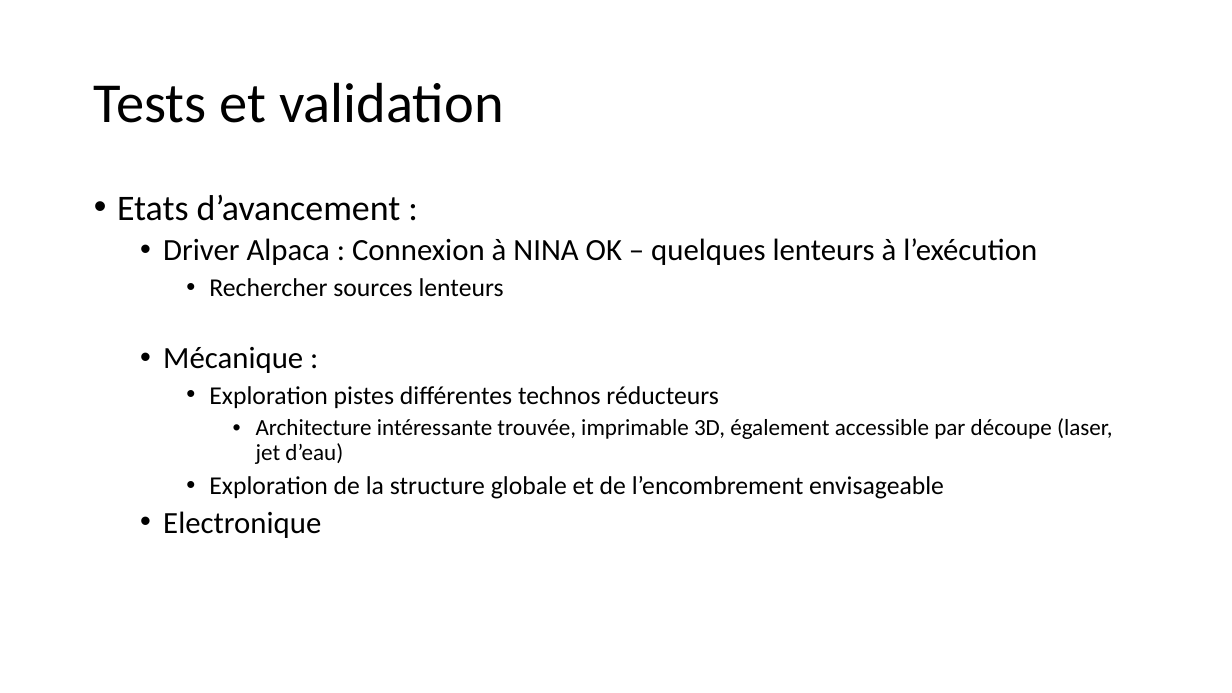
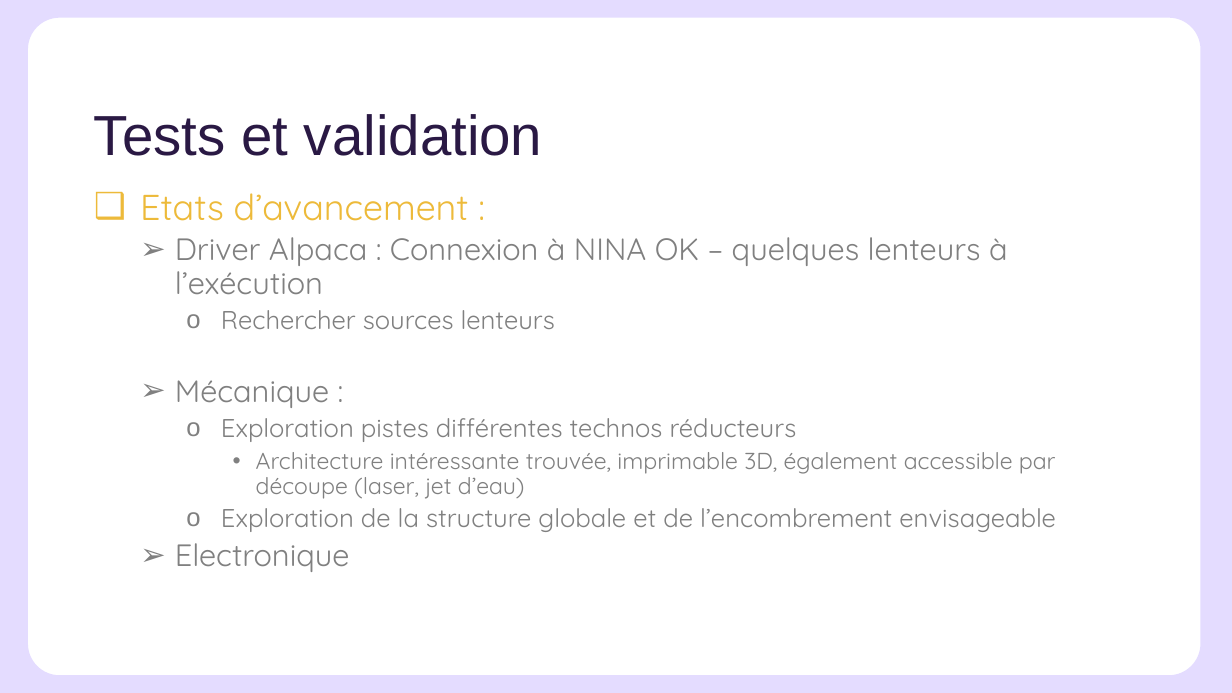
Before and after one commit to Sylvain-BROCAS/Starget, a slide deck: slide 17 of Starget.pptx. Drawn at 1232x693 pixels with LibreOffice and Linux fonts; fonts in the diff are those of the drawing; background and template pictures are left out. Boxes give left, top, right and bottom in pixels: in the first picture for what was removed or moved away, otherwise in the second. Text is boxed around its words. In the diff, an @@ line names an element or a change of style, - is before the commit and + after.

Commit message:
tests and update presentation

```diff
--- a/Starget.pptx
+++ b/Starget.pptx
@@ freeform shape added at [0, 0, 1232, 693], fill #E4DCFF @@
@@ title "Tests et validation": place and size @@
-title "Tests et validation" at [94, 82, 504, 123]
+title "Tests et validation" at [94, 114, 542, 156]
@@ title "Tests et validation" at [94, 114, 542, 156]: font Calibri to Arial, text colour #000000 to #2A1944 @@
@@ text "Etats d’avancement :" at [140, 193, 1056, 572]: font Calibri to Quicksand, text colour #000000 to #808080; text colour #000000 to #EDBA3A in "Etats d’avancement :"; bullet • to ❑; bullet • to ➢; bullet • to o @@
```
Also in this commit, not shown: 19 other slides changed, 2 other files.
